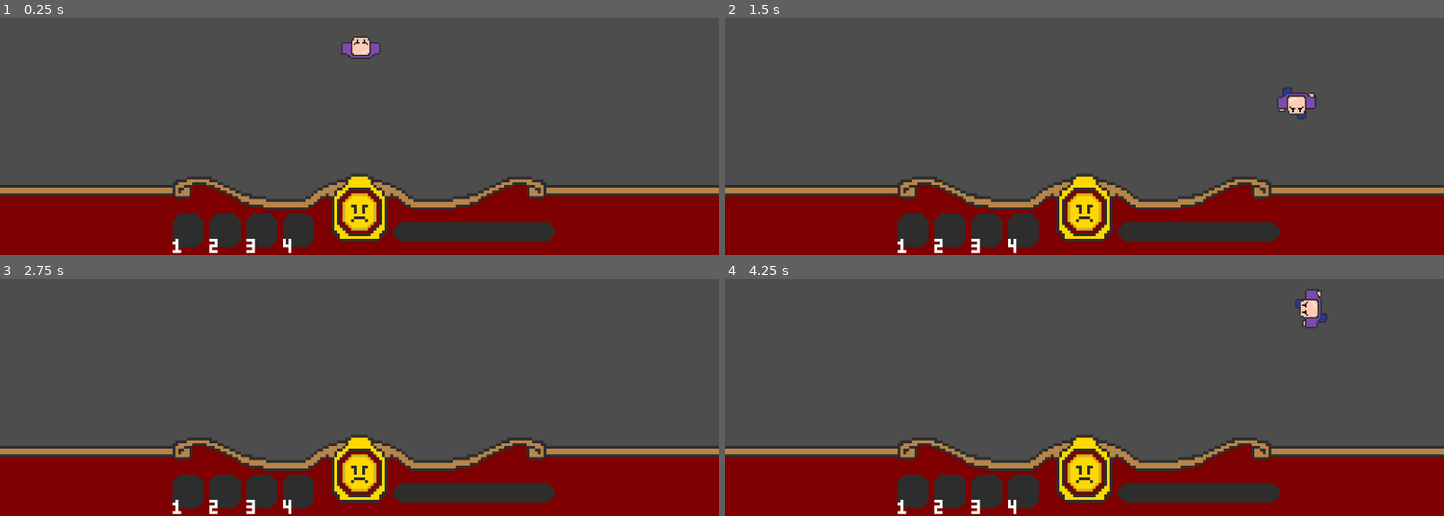
Above: before the commit, frames 1-4 (two rows, left to right).
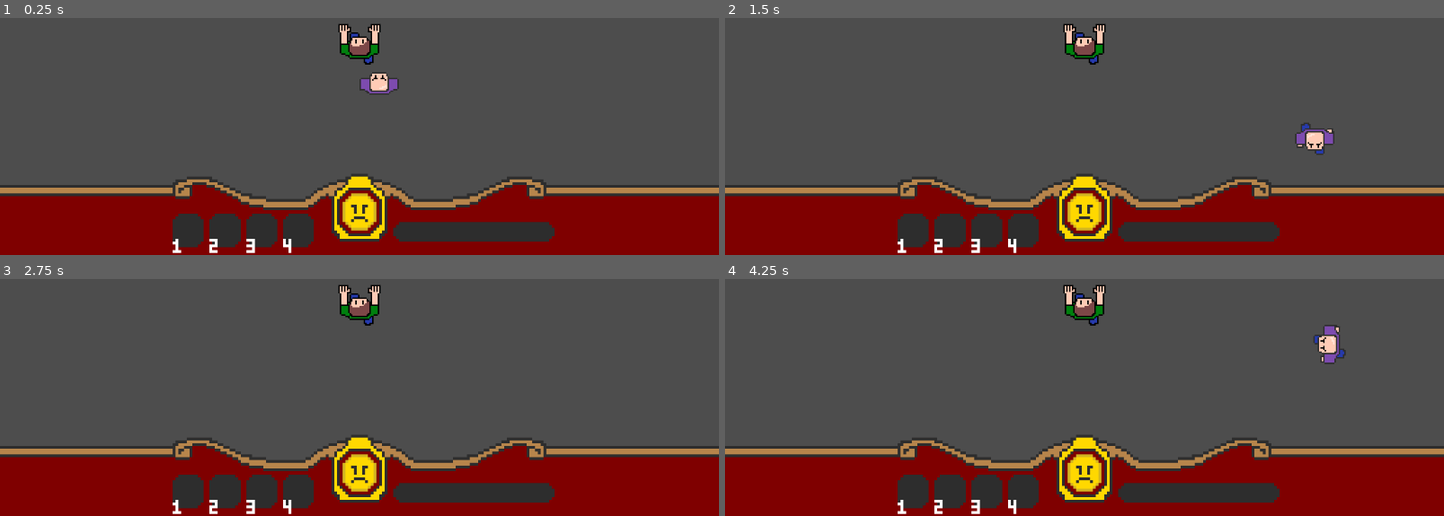
Above: after the commit, the same moments.

Repository: JessicaCC-gd/GGJ2024-2_4_1
Game: Godot game, scene res://level.tscn
Same seed, same stepped clock (60 frames per second), same inputs: the game is played once before the commit and once after it.
Inputs:
- Up to frame 1 (0.25 s): no input
- Up to frame 2 (1.5 s): tap Enter at 0.5 s; hold Right (move_right) 0.53-1.28 s; hold Down (move_down) from 1.28 s (still down)
- Up to frame 3 (2.75 s): release Down (move_down) at 2.03 s; hold Right (move_right) from 2.03 s (still down)
- Up to frame 4 (4.25 s): tap Space at 2.75 s; release Right (move_right) at 2.78 s; hold Up (move_up) 2.78-3.53 s; tap Enter at 3.5 s; hold Left (move_left) from 3.53 s (still down)

The runs differ from the first frame. In frame 1, 1.0% of the frame differs, in the area x 47-56%, y 2-33%; in frame 2, 1.6%; in frame 3, 0.7%; in frame 4, 1.6%, in the area x 47-87%, y 2-36%.

Commit message:
add enemy movement

Diff:
--- /dev/null
+++ b/enemy.gd
@@ -0,0 +1,12 @@
+extends CharacterBody2D
+
+
+const SPEED = 300.0
+const JUMP_VELOCITY = -400.0
+# Get the gravity from the project settings to be synced with RigidBody nodes.
+var gravity = ProjectSettings.get_setting("physics/2d/default_gravity")
+@onready var _animated_sprite = $AnimatedSprite2D
+
+func _physics_process(delta):
+
+	_animated_sprite.play("idle")
--- a/enemy.tscn
+++ b/enemy.tscn
@@ -1,14 +1,70 @@
-[gd_scene load_steps=3 format=3 uid="uid://caw7rqaxhu3h7"]
+[gd_scene load_steps=10 format=3 uid="uid://caw7rqaxhu3h7"]
 
-[sub_resource type="SpriteFrames" id="SpriteFrames_vhlun"]
+[ext_resource type="Texture2D" uid="uid://dk0rslfm1nrq5" path="res://assets/sprites/tickler_walk.png" id="1_dblfr"]
+[ext_resource type="Script" path="res://enemy.gd" id="1_r2d8k"]
+
+[sub_resource type="AtlasTexture" id="AtlasTexture_jygyw"]
+atlas = ExtResource("1_dblfr")
+region = Rect2(0, 0, 32, 32)
+
+[sub_resource type="AtlasTexture" id="AtlasTexture_ulu11"]
+atlas = ExtResource("1_dblfr")
+region = Rect2(0, 0, 32, 32)
+
+[sub_resource type="AtlasTexture" id="AtlasTexture_4xyjj"]
+atlas = ExtResource("1_dblfr")
+region = Rect2(32, 0, 32, 32)
+
+[sub_resource type="AtlasTexture" id="AtlasTexture_2f5qh"]
+atlas = ExtResource("1_dblfr")
+region = Rect2(64, 0, 32, 32)
+
+[sub_resource type="AtlasTexture" id="AtlasTexture_vvioe"]
+atlas = ExtResource("1_dblfr")
+region = Rect2(96, 0, 32, 32)
+
+[sub_resource type="SpriteFrames" id="SpriteFrames_3l6sg"]
+animations = [{
+"frames": [],
+"loop": true,
+"name": &"default",
+"speed": 5.0
+}, {
+"frames": [{
+"duration": 1.0,
+"texture": SubResource("AtlasTexture_jygyw")
+}],
+"loop": true,
+"name": &"idle",
+"speed": 5.0
+}, {
+"frames": [{
+"duration": 1.0,
+"texture": SubResource("AtlasTexture_ulu11")
+}, {
+"duration": 1.0,
+"texture": SubResource("AtlasTexture_4xyjj")
+}, {
+"duration": 1.0,
+"texture": SubResource("AtlasTexture_2f5qh")
+}, {
+"duration": 1.0,
+"texture": SubResource("AtlasTexture_vvioe")
+}],
+"loop": true,
+"name": &"walk",
+"speed": 5.0
+}]
 
 [sub_resource type="CircleShape2D" id="CircleShape2D_pe2hc"]
 radius = 16.0
 
 [node name="enemy" type="CharacterBody2D"]
+script = ExtResource("1_r2d8k")
 
 [node name="AnimatedSprite2D" type="AnimatedSprite2D" parent="."]
-sprite_frames = SubResource("SpriteFrames_vhlun")
+sprite_frames = SubResource("SpriteFrames_3l6sg")
+animation = &"idle"
 
 [node name="CollisionShape2D" type="CollisionShape2D" parent="."]
 shape = SubResource("CircleShape2D_pe2hc")
--- a/level.tscn
+++ b/level.tscn
@@ -1,7 +1,8 @@
-[gd_scene load_steps=4 format=3 uid="uid://3muonx48wxxe"]
+[gd_scene load_steps=5 format=3 uid="uid://3muonx48wxxe"]
 
-[ext_resource type="PackedScene" uid="uid://ciyh5lb3xayrd" path="res://player.tscn" id="1_7c3tc"]
+[ext_resource type="PackedScene" uid="uid://d1mse10v0ltx4" path="res://player.tscn" id="1_7c3tc"]
 [ext_resource type="Texture2D" uid="uid://ceeg0w1ymxo17" path="res://assets/sprites/ui.png" id="2_cd0pm"]
+[ext_resource type="PackedScene" uid="uid://caw7rqaxhu3h7" path="res://enemy.tscn" id="2_igdh4"]
 
 [sub_resource type="TileSet" id="TileSet_uknnm"]
 tile_size = Vector2i(32, 32)
@@ -15,6 +16,8 @@
 [node name="Player" parent="TileMap" instance=ExtResource("1_7c3tc")]
 position = Vector2(1, 2)
 
+[node name="enemy" parent="TileMap" instance=ExtResource("2_igdh4")]
+
 [node name="Camera2D" type="Camera2D" parent="."]
 zoom = Vector2(2, 2)
 
